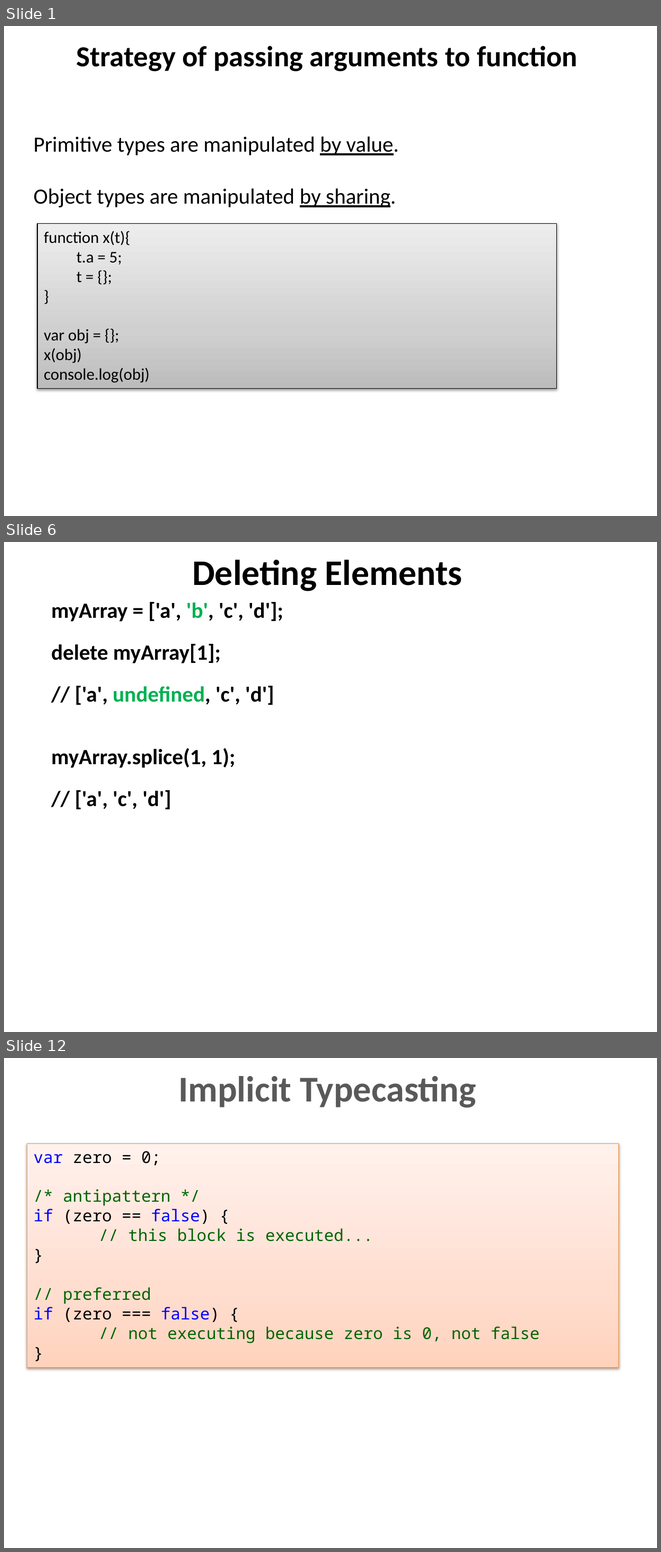
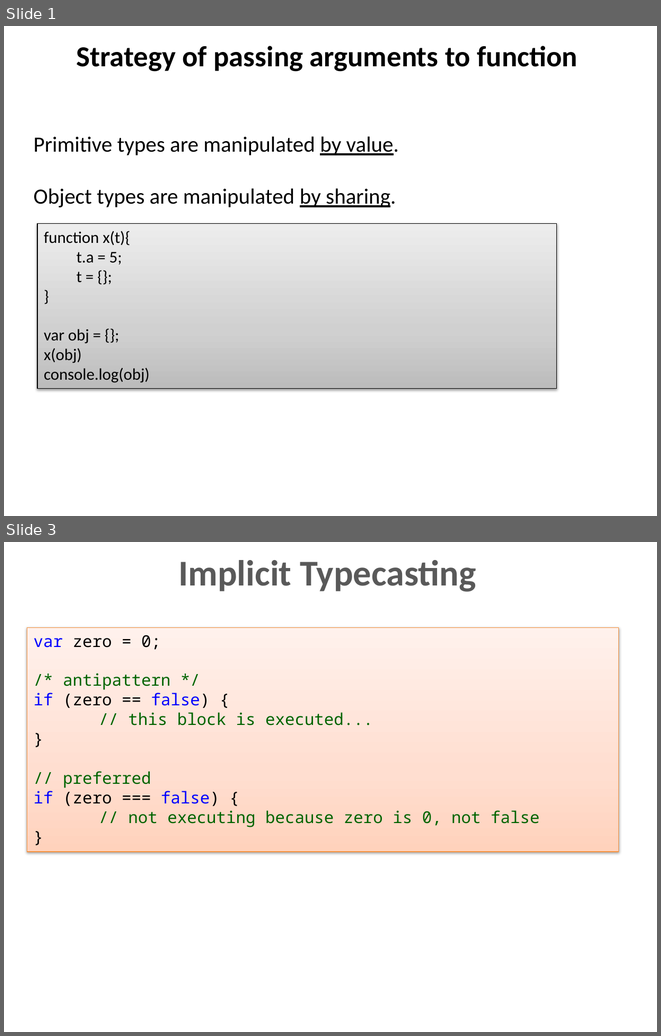
Before and after one commit to dzmitry-varabei/front-end-course, a slide deck: js-data-types/Data_types.pptx. Shown one above the other, each under a label of ours: slides 1, 6 and 12 before the commit, slides 1 and 3 after it; the slides between them are not shown. The pictures are 661x1552 and 661x1036 pixels, drawn with LibreOffice and Linux fonts; fonts in the diff are those of the drawing. Boxes give left, top, right and bottom in pixels: in the first picture for what was removed or moved away, otherwise in the second. Text is boxed around its words. In the diff, an @@ line names an element or a change of style, - is before the commit and + after.

```diff
--- a/js-data-types/Data_types.pptx
+++ b/js-data-types/Data_types.pptx
@@ slide 6 removed at [4, 542, 657, 1032], background #FFFFFF @@
@@ title removed at [192, 559, 462, 591] @@
-Deleting Elements
@@ text removed at [51, 602, 283, 809] @@
-myArray = ['a', 'b', 'c', 'd'];
-delete myArray[1];
-// ['a', undefined, 'c', 'd']
-myArray.splice(1, 1);
-// ['a', 'c', 'd']
@@ what was slide 12 is now slide 3 @@
```
Also in this commit, not shown: 1 slide changed, 8 other slides removed, 2 other files.
